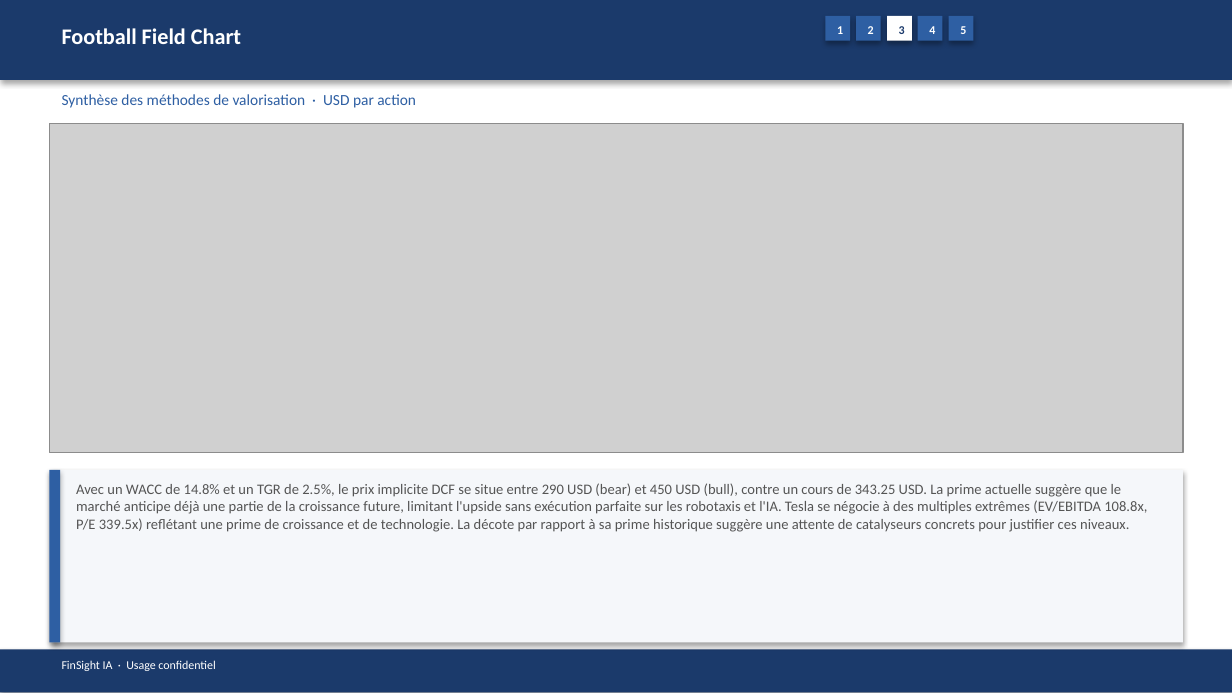
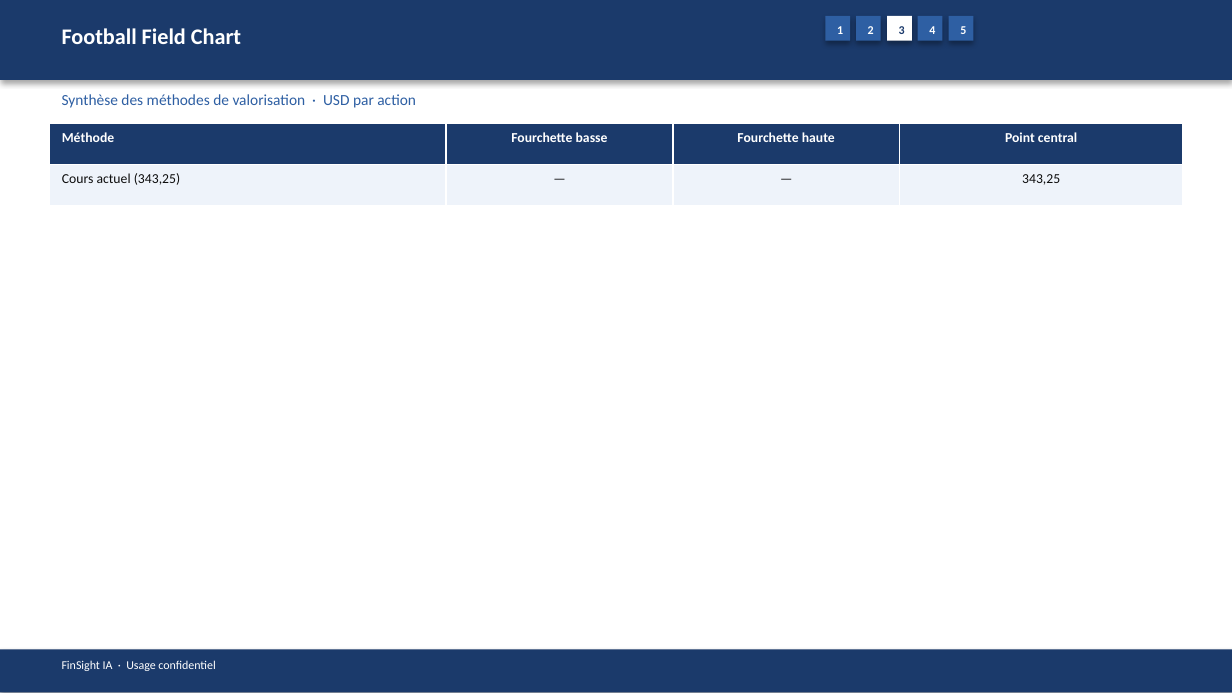
Before and after one commit to baptistejeh07-art/finsight-ia, a slide deck: slide 14 of preview/TSLA/TSLA_pitchbook.pptx. Drawn at 1232x693 pixels with LibreOffice and Linux fonts; fonts in the diff are those of the drawing; grey boxes stand for pictures. Boxes give left, top, right and bottom in pixels: in the first picture for what was removed or moved away, otherwise in the second. Text is boxed around its words. In the diff, an @@ line names an element or a change of style, - is before the commit and + after.

```diff
--- a/preview/TSLA/TSLA_pitchbook.pptx
+++ b/preview/TSLA/TSLA_pitchbook.pptx
@@ picture removed at [49, 123, 1183, 453] @@
@@ table added at [49, 123, 1183, 206], 2 rows, 4 columns @@
+Méthode | Fourchette basse | Fourchette haute | Point central
+Cours actuel (343,25) | — | — | 343,25
@@ rectangle removed at [49, 469, 1183, 642] @@
@@ rectangle removed at [49, 469, 60, 642] @@
@@ text removed at [76, 483, 1147, 532] @@
-Avec un WACC de 14.8% et un TGR de 2.5%, le prix implicite DCF se situe entre 290 USD (bear) et 450 USD (bull), contre un cours de 343.25 USD. La prime actuelle suggère que le marché anticipe déjà une partie de la croissance future, limitant l'upside sans exécution parfaite sur les robotaxis et l'IA. Tesla se négocie à des multiples extrêmes (EV/EBITDA 108.8x, P/E 339.5x) reflétant une prime de croissance et de technologie. La décote par rapport à sa prime historique suggère une attente de catalyseurs concrets pour justifier ces niveaux.
```
Also in this commit, not shown: 17 other slides changed, 4 other files.
